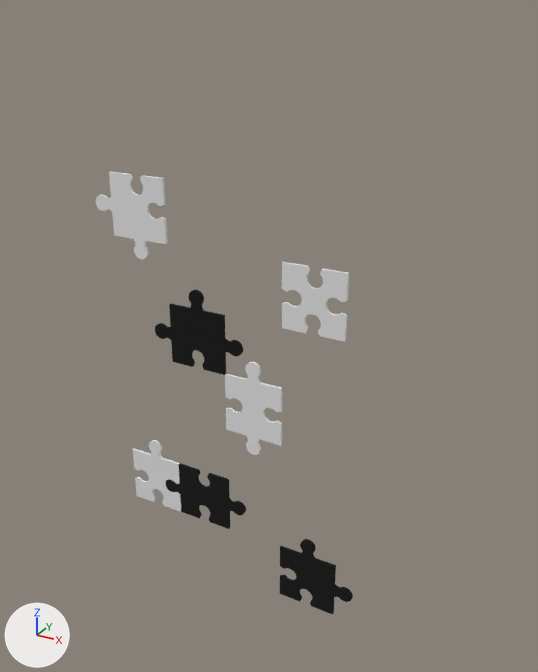
An edit to the glTF model puzzle.glb, drawn before and after from the same camera.
One viewpoint serves both versions: a 50 mm lens placed at (3.87, -7.22, 6.68), pointed at (-0.36, 0.47, 2.84). Arrows for +X, +Y and +Z are at lower left; the lights stay in place. Where no turn or scale is listed for an object, it has been applied to the vertices. Vertices at the same position are counted once.
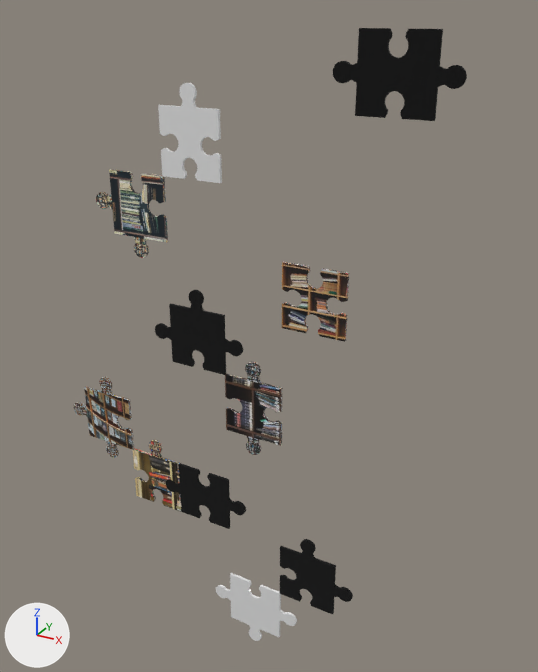
Changed parts and their boxes (x1, y1, x2, y2) in the pictures (538 x 672 px; the box of a moved part takes in the faces that stretch with it):
'Cylinder.003', added (black): after (333, 28, 467, 121)
'Cylinder.002', added: after (158, 83, 222, 183)
'Cylinder.005', reshaped, moved: before (96, 172, 168, 260); after (96, 169, 168, 258)
'Cube.023', recoloured: (282, 262, 349, 342) in both
'Cylinder.064', recoloured: (225, 362, 283, 455) in both
'Cube.001', added: after (216, 573, 297, 641)
'Cube.002', added: after (74, 377, 134, 458)
'Cylinder.022', recoloured (grey to brown): (133, 440, 181, 512) in both
part 1 of me_cylinder_005, moved or reshaped: before (96, 194, 108, 211); after (96, 192, 108, 209)
part 2 of me_cylinder_005, moved or reshaped: before (106, 197, 112, 211); after (106, 195, 112, 209)
part 3 of me_cylinder_005, rebuilt: before (109, 172, 168, 244); after (109, 169, 168, 242)
part 4 of me_cylinder_005, recoloured: (134, 245, 149, 258) in both
part 5 of me_cylinder_005, recoloured: (135, 239, 146, 245) in both

The change, as a list of edits to the scene's bpy script:
```text
Add mat_material_007:
    mat_material_007 = principled_material('Material.007')
    mat_material_007.texture = img_책장
Change me_cube_099:
    where me_cube_099.from_pydata(...)  # 297 vertices, 590 faces; spans x -0.407..0.407, y -0.018..0.018, z -0.407..0.407
    add me_cube_099.materials.append(mat_material_008)  # picture img_책장1
Change me_cylinder_086:
    where me_cylinder_086.from_pydata(...)  # 438 vertices, 864 faces; spans x -0.409..0.404, y -0.018..0.018, z -0.97..0.105
    add me_cylinder_086.materials.append(mat_material_010)  # picture img_고화질책장
Change me_cylinder_025:
    where me_cylinder_025.from_pydata(...)  # 580 vertices, 1140 faces; spans x -0.405..0.408, y -0.018..0.018, z -0.105..1.23
    add me_cylinder_025.materials.append(mat_material_009)  # picture img_책장2
Change me_cylinder_005:
    used by ob_cylinder_005; location = (-1.95, 0.0, 3.85); rotation_euler = (1.568, -3.138, 0.0), in degrees (90, -180, 0); scale = (0.105, 0.105, 0.0179)
    remove me_cylinder_005.from_pydata(...)  # 583 vertices, 1146 faces; spans x -3.9..6.39, y -9.28..1.0, z -1.16..1.01
    add me_cylinder_005.from_pydata(...)  # 582 vertices, 1144 faces; spans x -4.0..6.28, y -9.31..1.0, z -1.16..1.01
    me_cylinder_005 part 1: the loose piece of 64 vertices spanning x 4.39..6.39, y -6.32..-4.32, z -1.1..0.94 is moved by (-0.11, -0.13, 0.0), in mat_material_007 (picture img_책장)
    me_cylinder_005 part 2: the loose piece of 152 vertices spanning x 3.89..4.7, y -6.21..-4.46, z -1.11..0.96 is moved by (-0.11, -0.13, 0.0), in mat_material_007 (picture img_책장)
    me_cylinder_005 part 3: the loose piece of 151 vertices spanning x -3.9..3.91, y -9.28..-1.47, z -1.16..1.01 is rebuilt with 150 vertices and now spans x -4.0..3.85, y -9.31..-1.46, z -1.16..1.01, in mat_material_007 (picture img_책장)
    me_cylinder_005 part 4: 124 faces spanning x -1.0..1.0, y -1.0..1.0, z -1.0..1.0 switch from mat_material_005 (white #e7e7e7) to mat_material_007 (picture img_책장)
    me_cylinder_005 part 5: 300 faces spanning x -0.86..0.89, y -1.5..-0.69, z -1.04..1.01 switch from no material to mat_material_007 (picture img_책장)
Change ob_cylinder_005:
    ob_cylinder_005.location: (-1.95, 0.0, 3.85) -> (-1.95, 0.0, 3.88)
Add ob_cylinder_003:
    ob_cylinder_003 = bpy.data.objects.new('Cylinder.003', me_cylinder_012)  # 580 vertices, 1140 faces; spans x -0.105..1.23, y -0.018..0.018, z -0.408..0.406; in mat_material_019 (black #000000)
    ob_cylinder_003.location = (0.74, 0.0, 6.1)
Add ob_cube_002:
    ob_cube_002 = bpy.data.objects.new('Cube.002', me_cube_011)  # 726 vertices, 1424 faces; spans x -9.0..5.4, y -0.9..0.9, z -14.4..3.3; in mat_material_018 (picture img_고화질책장2)
    ob_cube_002.location = (-2.76, 0.0, 1.61)
    ob_cube_002.rotation_euler = (0.0, 3.139, 0.0)  # degrees (0, 180, 0)
    ob_cube_002.scale = (-0.0744, -0.0194, -0.0752)
Add ob_cylinder_002:
    ob_cylinder_002 = bpy.data.objects.new('Cylinder.002', me_cylinder_011)  # 438 vertices, 864 faces; spans x -0.409..0.404, y -0.018..0.018, z -0.97..0.105; in mat_material_005 (white #e7e7e7)
    ob_cylinder_002.location = (-1.13, 0.0, 5.82)
Add ob_cube_001:
    ob_cube_001 = bpy.data.objects.new('Cube.001', me_cube_010)  # 726 vertices, 1424 faces; spans x -9.0..5.4, y -0.9..0.9, z -14.4..3.3; in mat_material_016 (white #e7e7e7)
    ob_cube_001.location = (-0.74, 0.0, -1.23)
    ob_cube_001.rotation_euler = (0.0, 1.57, 0.0)  # degrees (0, 90, 0)
    ob_cube_001.scale = (-0.0744, -0.0194, -0.0752)
```
